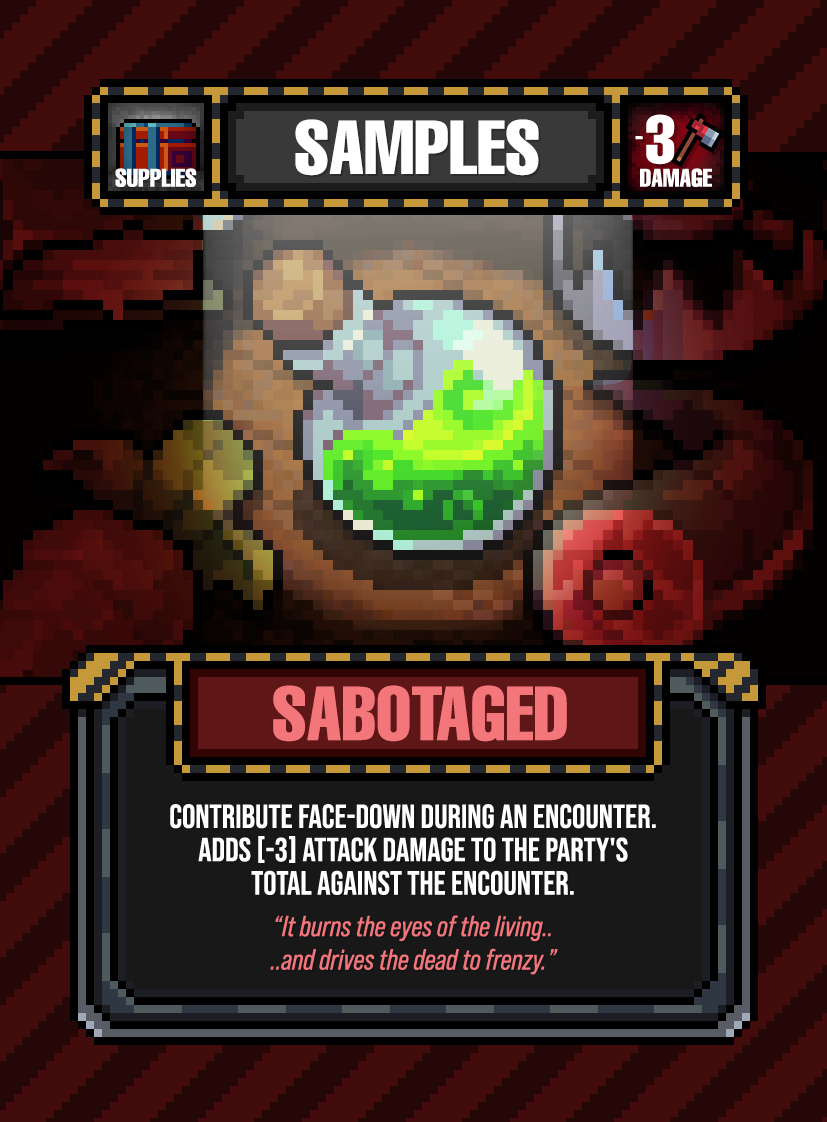
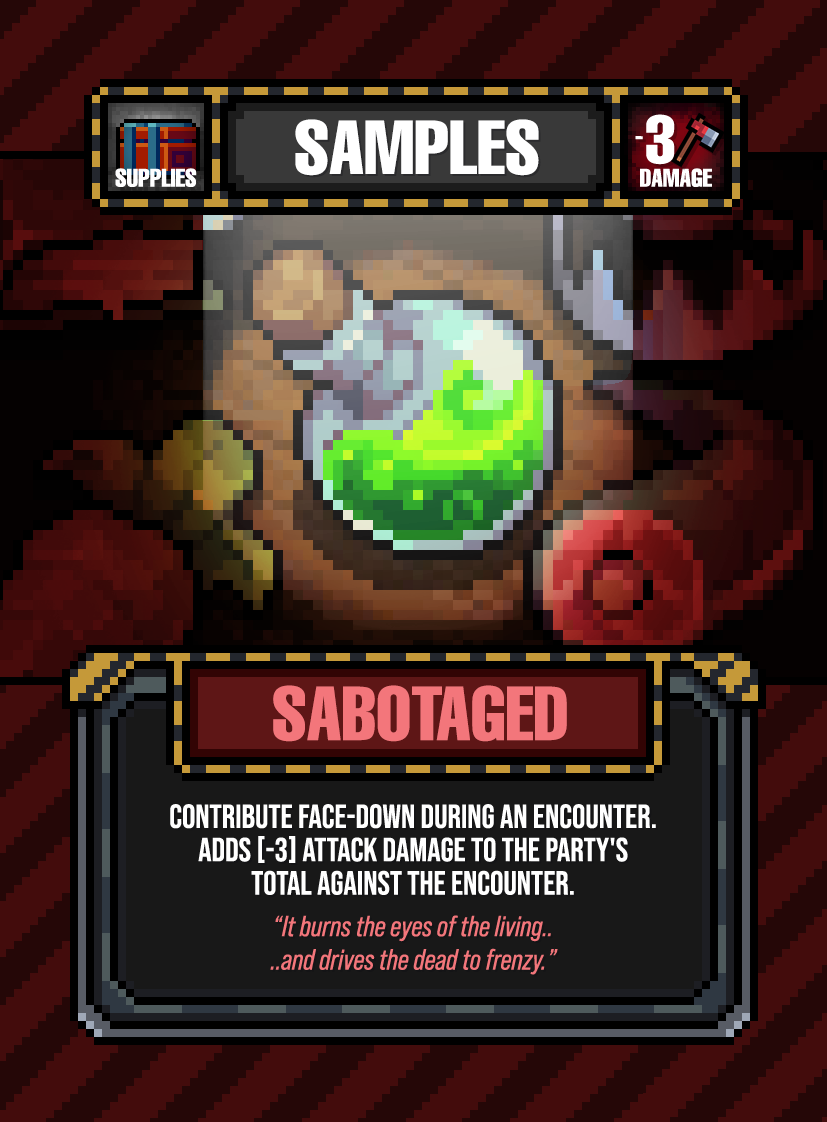
Layer changes from the first 827px x 1122px image to the second:
pixels changed over [202, 215, 633, 250] (layer not identified)